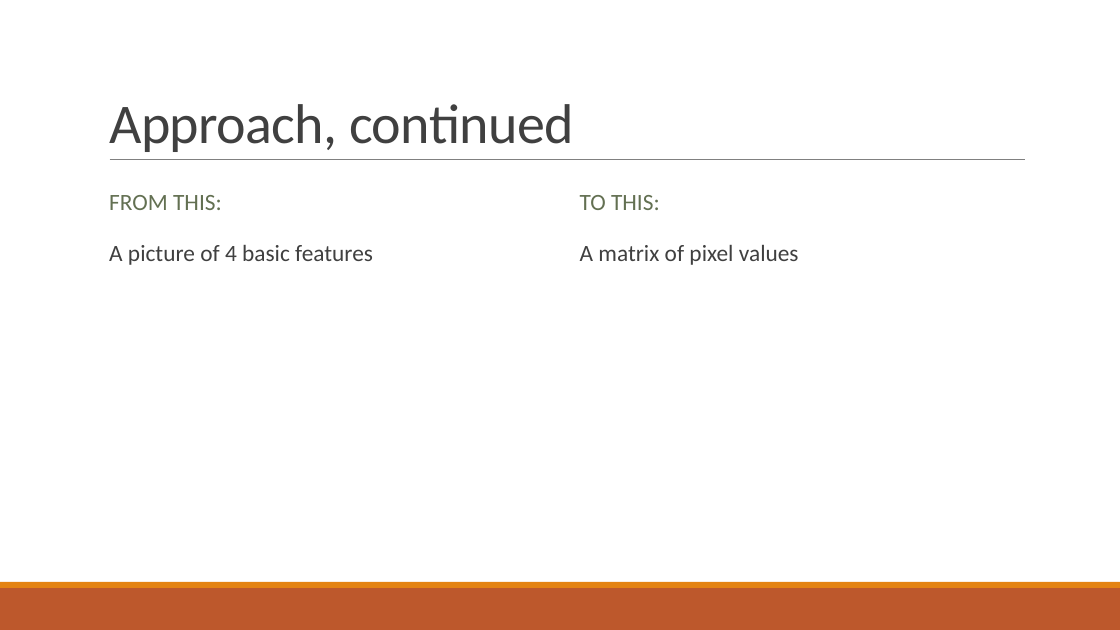
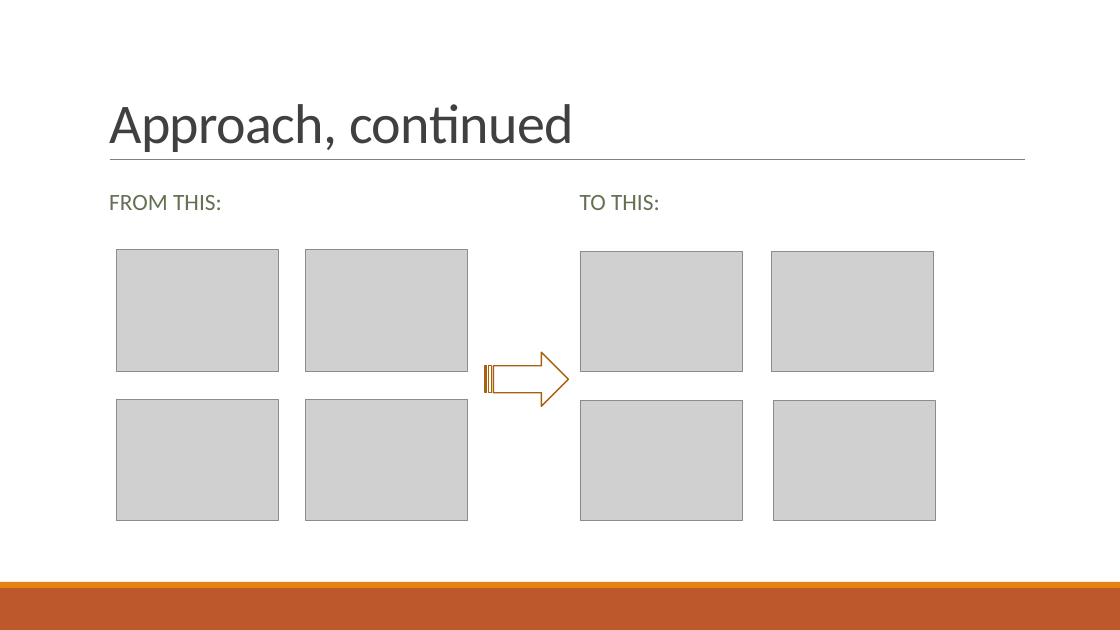
Before and after one commit to afcarl/TS_Project, a slide deck: slide 5 of project_presentation.pptx (slide 4 before the commit). Drawn at 1120x630 pixels with LibreOffice and Linux fonts; fonts in the diff are those of the drawing; grey boxes stand for pictures. Boxes give left, top, right and bottom in pixels: in the first picture for what was removed or moved away, otherwise in the second. Text is boxed around its words. In the diff, an @@ line names an element or a change of style, - is before the commit and + after.

```diff
--- a/project_presentation.pptx
+++ b/project_presentation.pptx
@@ text removed at (109, 245, 373, 265) @@
-  A picture of 4 basic features
@@ picture added at (117, 250, 279, 371) @@
@@ picture added at (306, 250, 468, 371) @@
@@ text removed at (580, 245, 799, 265) @@
-  A matrix of pixel values
@@ picture added at (581, 251, 743, 371) @@
@@ picture added at (772, 251, 934, 371) @@
@@ striped right arrow added at (485, 352, 568, 406), fill #FFFFFF, outline #A9610D 1.25 pt @@
@@ picture added at (117, 399, 279, 521) @@
@@ picture added at (306, 399, 468, 521) @@
@@ picture added at (581, 401, 743, 521) @@
@@ picture added at (774, 401, 936, 521) @@
```
Also in this commit, not shown: 3 other slides changed, 3 slides added, 2 slides removed.
